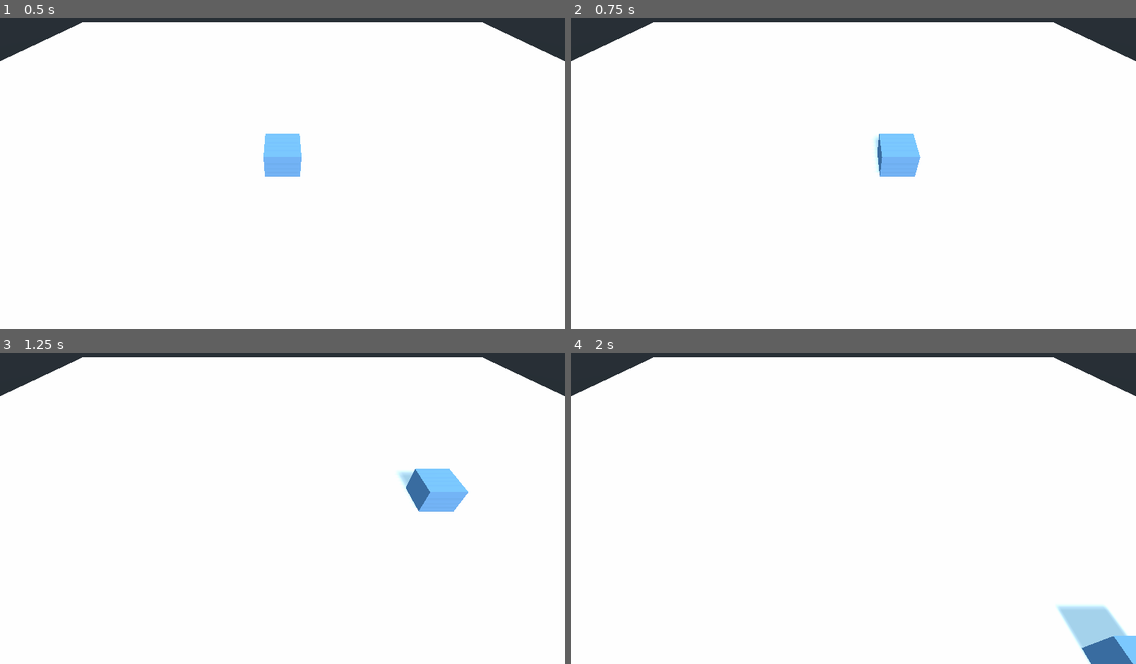
Above: before the commit, frames 1-4 (two rows, left to right).
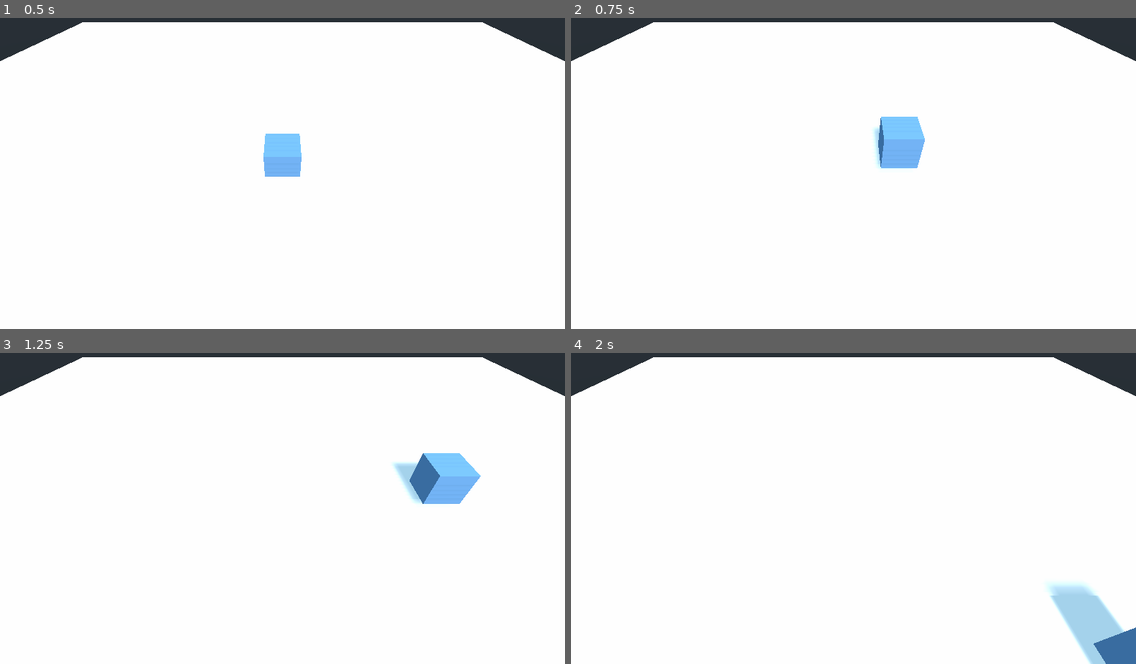
Above: after the commit, the same moments.

Repository: msanatan/GodotBuildExample
Game: Godot game, scene res://Main.tscn
Two runs of this game, one before a commit and one after it. Both use one fixed random seed, a clock stepped at 60 frames per second and the inputs below.
Inputs:
- Up to frame 1 (0.5 s): no input
- Up to frame 2 (0.75 s): tap Enter at 0.5 s; hold Right (move_right) from 0.53 s (still down); hold Space (jump) from 0.53 s (still down)
- Up to frame 3 (1.25 s): keep holding Right (move_right); keep holding Space (jump)
- Up to frame 4 (2 s): release Right (move_right) at 1.28 s; release Space (jump) at 1.28 s; hold Down (move_back) from 1.28 s (still down); tap Space (jump) at 1.35, 1.52, 1.82 s

Frame 1 is identical in both runs. In frame 2, 0.8% of the frame differs, in the area x 53-63%, y 31-52%; in frame 3, 1.2%, in the area x 69-86%, y 32-52%; in frame 4, 1.0%.

Commit message:
Add jumping to player

Diff:
--- a/Player.gd
+++ b/Player.gd
@@ -2,6 +2,7 @@
 
 export var speed = 15
 export var fall_acceleration = 75
+export var jump_impulse = 20
 var velocity = Vector3.ZERO
 
 
@@ -24,4 +25,8 @@
     velocity.x = direction.x * speed
     velocity.z = direction.z * speed
     velocity.y -= fall_acceleration * delta
+
+    if is_on_floor() and Input.is_action_pressed("jump"):
+        velocity.y += jump_impulse
+
     velocity = move_and_slide(velocity, Vector3.UP)
